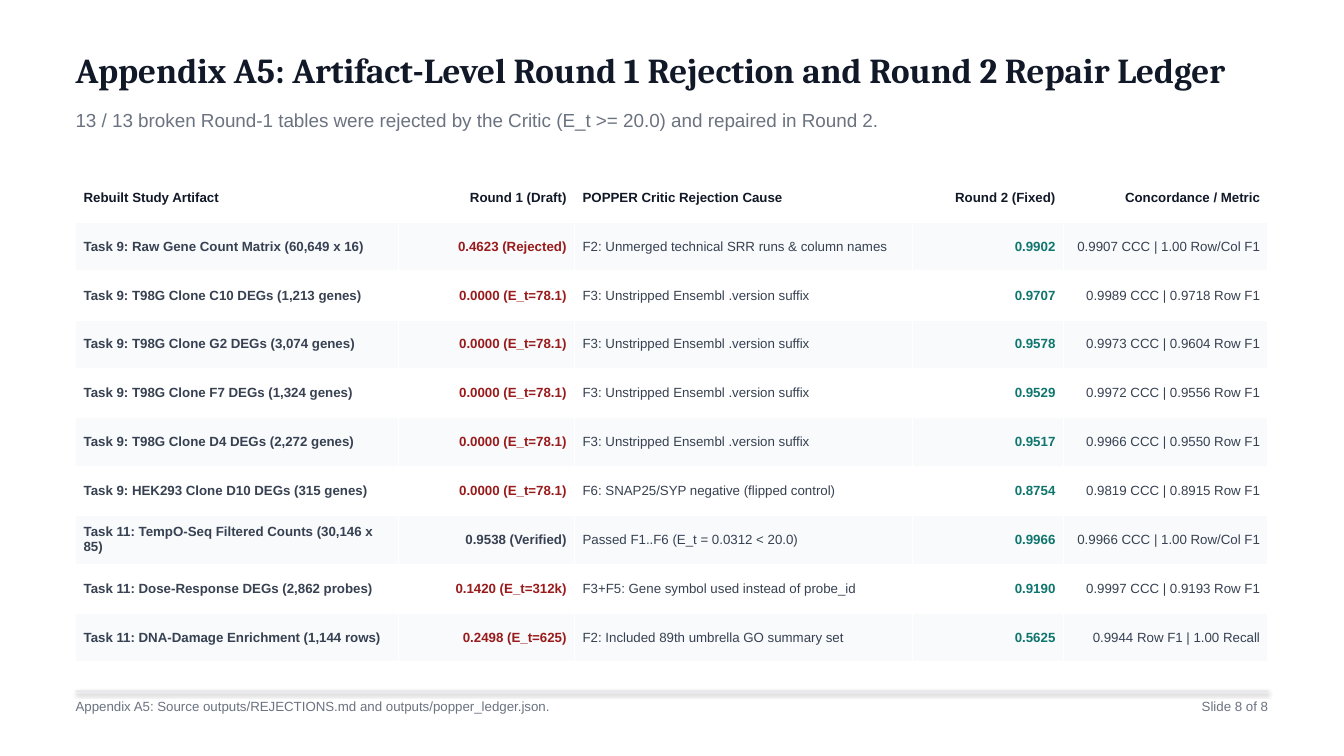
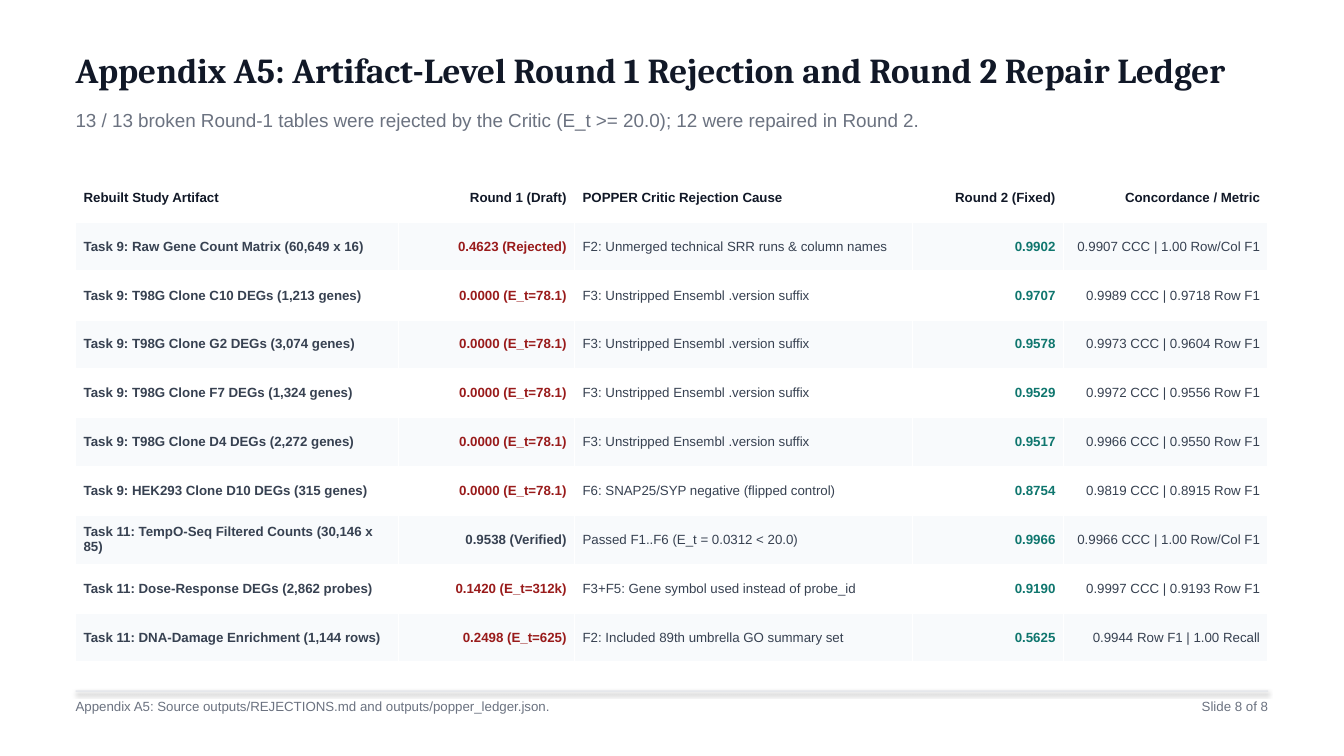
Before and after one commit to sammargolis/POPPER-Swarm, a slide deck: slide 8 of outputs/POPPER_Swarm_BixBench3_Presentation.pptx. Drawn at 1344x756 pixels with LibreOffice and Linux fonts; fonts in the diff are those of the drawing. Boxes give left, top, right and bottom in pixels: in the first picture for what was removed or moved away, otherwise in the second. Text is boxed around its words. In the diff, an @@ line names an element or a change of style, - is before the commit and + after.

```diff
--- a/outputs/POPPER_Swarm_BixBench3_Presentation.pptx
+++ b/outputs/POPPER_Swarm_BixBench3_Presentation.pptx
@@ text at <box>76,113,919,131</box>: text changed @@
-13 / 13 broken Round-1 tables were rejected by the Critic (E_t >= 20.0) and repaired in Round 2.
+13 / 13 broken Round-1 tables were rejected by the Critic (E_t >= 20.0); 12 were repaired in Round 2.
```
Also in this commit, not shown: 2 other slides changed, 27 other files.
